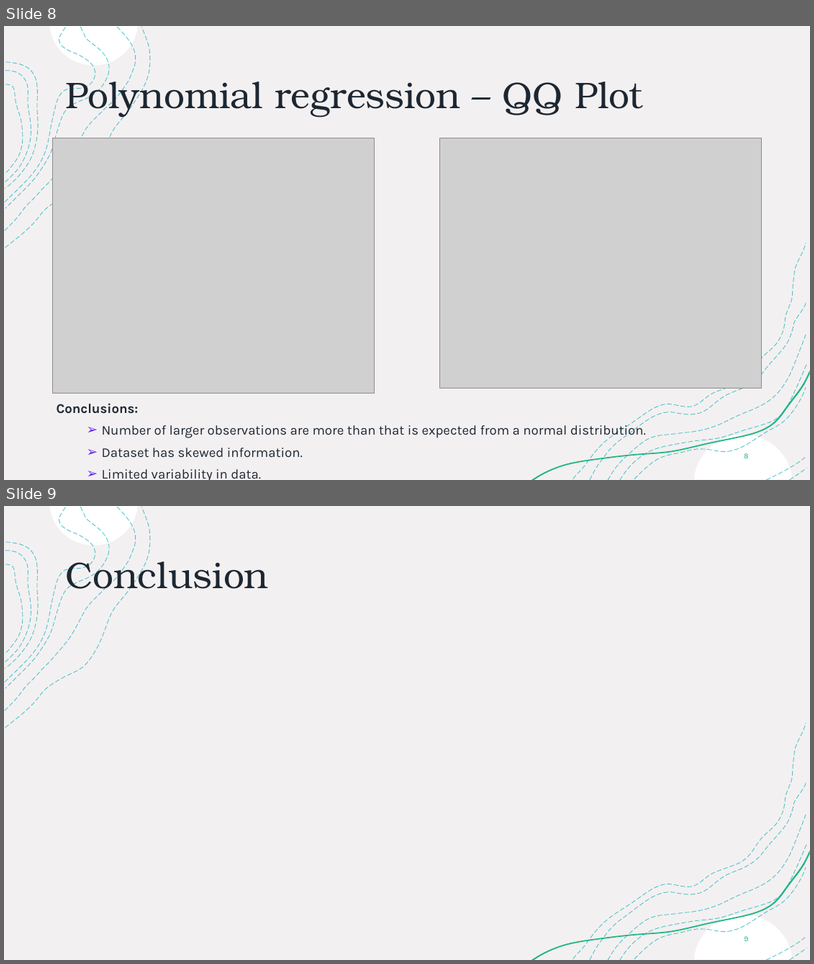
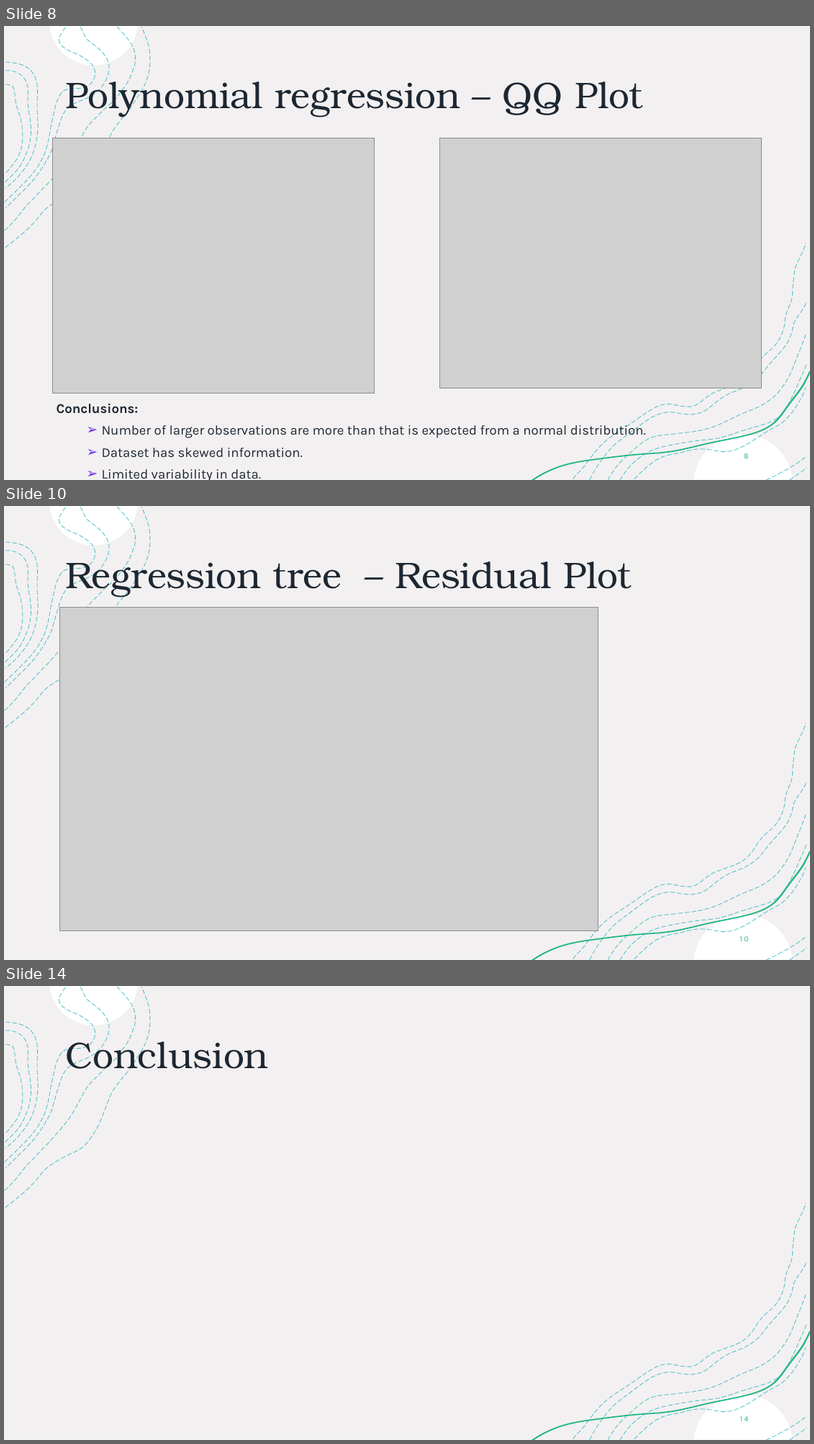
Before and after one commit to joss-thu/MLProj-GermanAirFares, a slide deck: ML-Project.pptx. Shown one above the other, each under a label of ours: slides 8 and 9 before the commit, slides 8, 10 and 14 after it; the slides between them are not shown. The pictures are 814x964 and 814x1444 pixels, drawn with LibreOffice and Linux fonts; fonts in the diff are those of the drawing; grey boxes stand for pictures. Boxes give left, top, right and bottom in pixels: in the first picture for what was removed or moved away, otherwise in the second. Text is boxed around its words. In the diff, an @@ line names an element or a change of style, - is before the commit and + after.

```diff
--- a/ML-Project.pptx
+++ b/ML-Project.pptx
@@ slide 10 added at box(4, 506, 810, 960), background #FFFFFF; not listed: 18 template elements that a slide beside it also shows @@
@@ title added at box(65, 554, 631, 597), 44 pt, text #1C2732 @@
+Regression tree – Residual Plot
@@ picture added at box(59, 607, 599, 930) @@
@@ page number added at box(741, 936, 749, 941), 9 pt, text #21B782 @@
+10
@@ what was slide 9 is now slide 14 @@
@@ page number at box(741, 1416, 749, 1421): text changed @@
-9
+14
```
Also in this commit, not shown: 1 slide changed, 4 other slides added.
